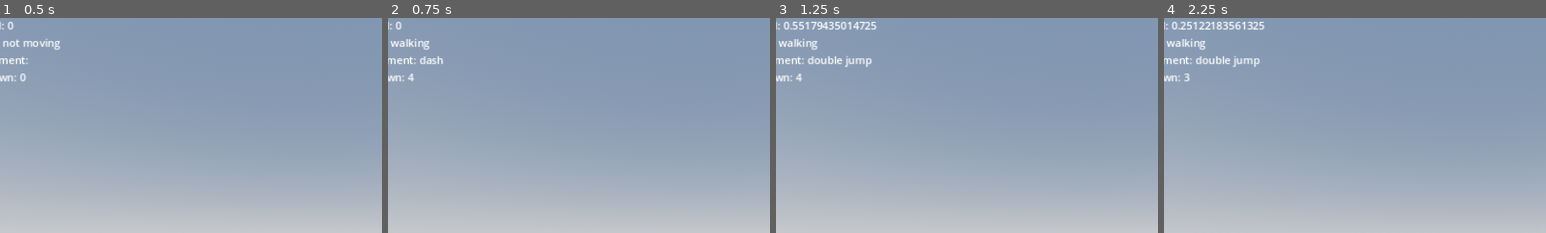
Above: before the commit, frames 1-4 (left to right).
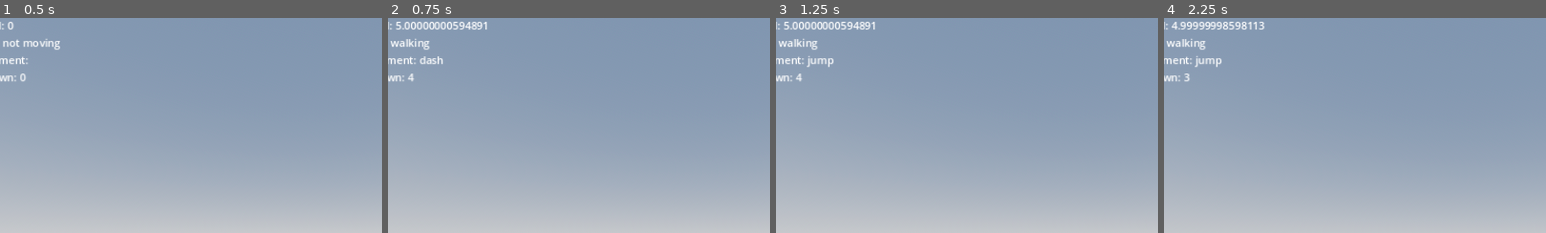
Above: after the commit, the same moments.

Repository: Nadelio/FPSC
Game: Godot game, scene res://World/environment.tscn
Same seed, same stepped clock (60 frames per second), same inputs: the game is played once before the commit and once after it.
Inputs (mouse positions are % of the whole screen's width and height, from its top left):
- Up to frame 1 (0.5 s): no input
- Up to frame 2 (0.75 s): move the mouse to (55, 50) at 0.52 s; hold W (move_forward) from 0.53 s (still down); tap Q (ability) at 0.6 s
- Up to frame 3 (1.25 s): keep holding W (move_forward); tap Space (jump) at 0.77, 0.8, 1.07 s
- Up to frame 4 (2.25 s): keep holding W (move_forward); tap Enter at 1.25 s; move the mouse to (45, 50) at 1.27 s; tap Space (jump) at 1.35, 1.52, 1.82, 2 s; tap Q (ability) at 1.55, 2.1 s; move the mouse to (52, 48) at 2.02 s
The pictures show only the part of the screen within x 10-60%, y 0-50%; the shares and areas given below are measured in that part.

Frame 1 is identical in both runs. In frame 2, 0.6% of the frame differs, in the area x 2-26%, y 1-6%; in frame 3, 0.7%, in the area x 2-27%, y 1-24%; in frame 4, 0.7%.
Error after the commit: Invalid operands 'Nil' and 'int' in operator '>'. (res://Player/player.gd:225)

Commit message:
Finished base wall running code

Diff:
--- a/Player/player.gd
+++ b/Player/player.gd
@@ -16,6 +16,7 @@
 @onready var DashCheck = $DashCollideCheck
 @onready var WallCheck1 = $WallCheck1
 @onready var WallCheck2 = $WallCheck2
+@onready var WallCheck = $WallCheck1# temporary assignment, will be changed by code
 
 # signals
 signal state(state)
@@ -37,6 +38,7 @@
 var dashDistance = 10
 var origin
 var collision_point
+var wall_angle
 
 # direction vectors
 var last_dir = Vector3()
@@ -59,8 +61,30 @@
 	if(WallCheck1.is_colliding() or WallCheck2.is_colliding()):
 		return true
 
+func update_wall_angle():
+	if(WallCheck1.is_colliding()):
+		WallCheck = WallCheck1 # change WallCheck to WallCheck1
+	elif(WallCheck2.is_colliding()):
+		WallCheck = WallCheck2 # change WallCheck to WallCheck2
+
+	if(WallCheck.is_colliding()):
+		# update hypotenuse length
+		origin = DashCheck.global_transform.origin
+		collision_point = DashCheck.get_collision_point()
+		var hypotenuse = origin.distance_to(collision_point)
+
+		# update adjacent length
+		origin = DashCheck.global_transform.origin
+		collision_point = WallCheck.get_collision_point()
+		var adjacent = origin.distance_to(collision_point)
+
+		# update wall_angle
+		wall_angle = rad_to_deg(cos(adjacent/hypotenuse))
+		print(wall_angle)
+		return wall_angle
+
 func is_wall_running():
-	if(is_on_wall() and (velocity.x >= 8 or velocity.z >= 8)):
+	if(is_on_wall()):
 		return true
 
 func double_jump(): # double jump logic
@@ -92,8 +116,11 @@
 	pass
 
 func _physics_process(delta):
-	current_speed = sqrt(pow(velocity.x, 2) + pow(velocity.z, 2))
+	update_wall_angle()
+
+	current_speed = sqrt(pow(velocity.x, 2) + pow(velocity.z, 2)) # update current speed
 	emit_signal("speed", current_speed) # update CurrentSpeed label
+
 	# adds gravity
 	if not is_on_floor(): # in air check
 		velocity.y -= gravity * delta
@@ -107,7 +134,10 @@
 
 	if(Input.is_action_just_pressed('jump') and (is_on_floor() == false) and (double_jump() == true)): # double jump logic
 		emit_signal("movement", "double jump")
-		velocity.y = velocity.y * 0 + JUMP_VELOCITY + JUMP_VELOCITY
+		if(velocity.y < 0):
+			velocity.y = velocity.y * 0 + JUMP_VELOCITY + JUMP_VELOCITY
+		else:
+			velocity.y += JUMP_VELOCITY
 		jump_count -= 1
 
 	# get the input direction and handle the movement
@@ -171,7 +201,7 @@
 		velocity.x = move_toward(velocity.x, 0, ground_friction) # move_toward() is like lerp but https://ask.godotengine.org/81798/difference-between-move_toward-and-lerp
 		velocity.z = move_toward(velocity.z, 0, ground_friction) # lines 46 & 47 are smoothly turning down the speed of the player
 
-	if(is_on_floor()): #refresh double jump
+	if(is_on_floor() or is_on_wall()): #refresh double jump
 		jump_count = 1
 
 	if(slow_physics == slow_clamp): # slow physics processes
@@ -181,20 +211,27 @@
 		slow_physics = 0
 
 	if(Input.is_action_just_pressed("ability") and (dash() == true) and direction): # dashing and future movement logic will be here
-		if(DashCheck.is_colliding()): # make sure to increase the length of DashCheck raycast, dash needs to be increased
+		if(DashCheck.is_colliding()): # update dashdistance
 			origin = DashCheck.global_transform.origin
 			collision_point = DashCheck.get_collision_point()
 			dashDistance = origin.distance_to(collision_point)
 
-		position.x += dashDistance * direction.x
-		position.z += dashDistance * direction.z
+		position.x += dashDistance * direction.x # move dash distance
+		position.z += dashDistance * direction.z # move dash distance
 		emit_signal("movement", "dash")
-		dash_count -= 1
-		AbilityCD.start()
-
-	if(is_wall_running()):
-		emit_signal("state", "wall running")
-		# add stick code here + flow state
+		dash_count -= 1 # remove the ability to dash
+		AbilityCD.start() # start CD
+
+	if(is_wall_running() and wall_angle > 30 and wall_angle < 65): # wall running processes
+		if(direction): # emit signal for wall running
+			emit_signal("state", "wall running")
+		if(!direction): # emit signal for wall hanging
+			emit_signal("stae", "wall hanging")
+
+		var wall_normal = get_slide_collision(0).get_normal() # get the wall vectors
+		velocity.y = 0 # stop downward and upward movement
+		direction.x = -wall_normal.x * SPEED * delta # move in wall vector directions
+		direction.z = -wall_normal.z * SPEED * delta # move in wall vector directions
 
 	slow_physics += 1
 
--- a/Player/player.tscn
+++ b/Player/player.tscn
@@ -77,7 +77,7 @@
 one_shot = true
 
 [node name="DashCollideCheck" type="RayCast3D" parent="."]
-transform = Transform3D(1, 0, 0, 0, -4.37114e-07, -1, 0, 10, -4.37114e-08, 0, 0, -0.500069)
+transform = Transform3D(1, 0, 0, 0, -6.55671e-07, -1, 0, 15, -4.37114e-08, 0, 0, -0.500069)
 
 [node name="WallCheck1" type="RayCast3D" parent="."]
 transform = Transform3D(-4.37114e-08, -1, 0, 1, -4.37114e-08, 0, 0, 0, 1, 0, 0, 0)
--- a/World/environment.tscn
+++ b/World/environment.tscn
@@ -91,6 +91,15 @@
 [sub_resource type="BoxMesh" id="BoxMesh_5slkv"]
 size = Vector3(12, 1, 10)
 
+[sub_resource type="BoxShape3D" id="BoxShape3D_8k3ww"]
+size = Vector3(1, 10, 20)
+
+[sub_resource type="StandardMaterial3D" id="StandardMaterial3D_t1u0o"]
+albedo_texture = ExtResource("2_6mmmh")
+
+[sub_resource type="BoxMesh" id="BoxMesh_hq1rt"]
+size = Vector3(1, 10, 20)
+
 [node name="Environment" type="Node3D"]
 
 [node name="WorldEnvironment" type="WorldEnvironment" parent="."]
@@ -232,3 +241,13 @@
 transform = Transform3D(0.906308, -0.422618, 0, 0.422618, 0.906308, 0, 0, 0, 1, -0.225, 2, 0)
 material_override = SubResource("StandardMaterial3D_bxuka")
 mesh = SubResource("BoxMesh_5slkv")
+
+[node name="Wall" type="StaticBody3D" parent="."]
+transform = Transform3D(0.981627, 0, 0.190809, 0, 1, 0, -0.190809, 0, 0.981627, 22.4592, 5, 5.24608)
+
+[node name="CollisionShape3D" type="CollisionShape3D" parent="Wall"]
+shape = SubResource("BoxShape3D_8k3ww")
+
+[node name="MeshInstance3D" type="MeshInstance3D" parent="Wall"]
+material_override = SubResource("StandardMaterial3D_t1u0o")
+mesh = SubResource("BoxMesh_hq1rt")
Not shown: 1 places in World/environment.tscn that only renumber resources
